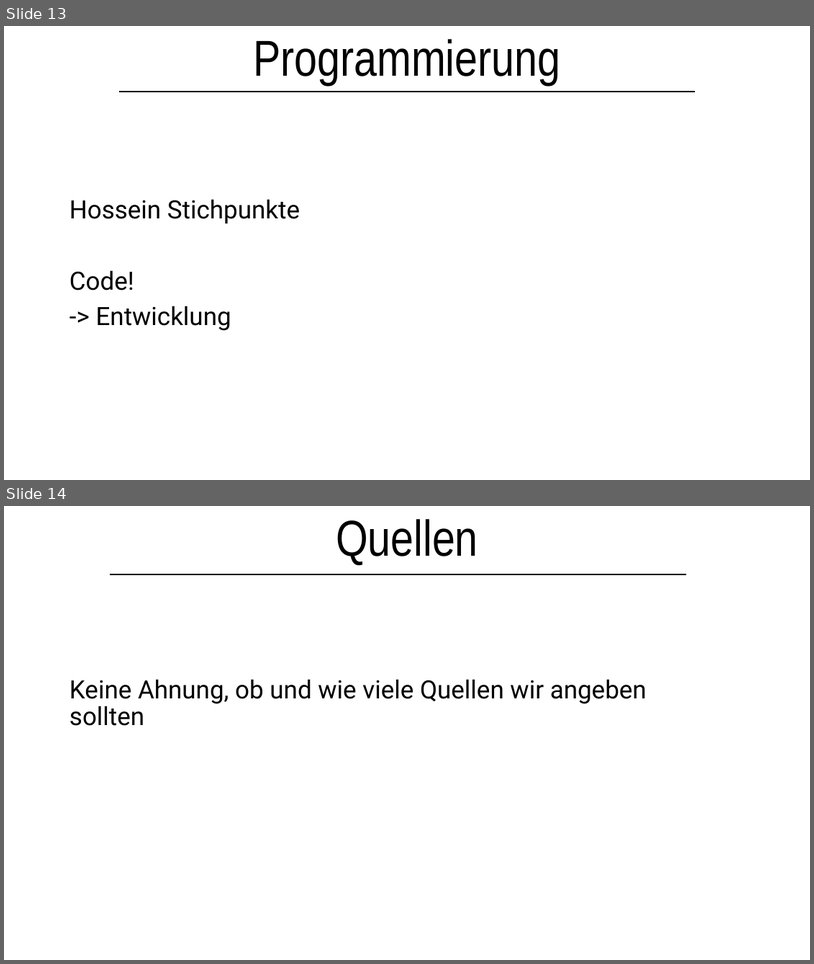
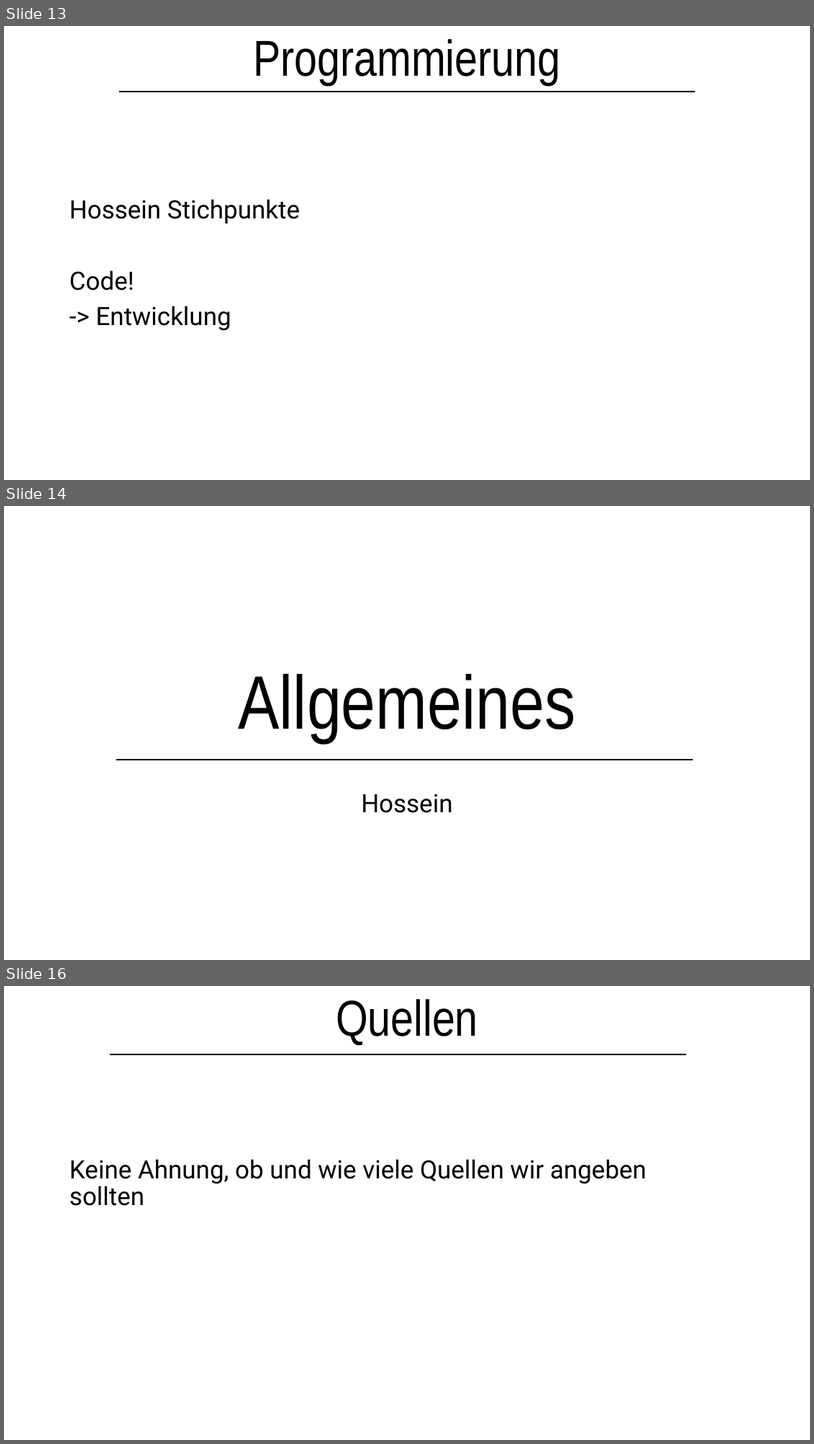
Before and after one commit to lsswchmnn/tank, a slide deck: Präsentation/Kettenfahrzeug.pptx. Shown one above the other, each under a label of ours: slides 13 and 14 before the commit, slides 13, 14 and 16 after it; the slides between them are not shown. The pictures are 814x964 and 814x1444 pixels, drawn with LibreOffice and Linux fonts; fonts in the diff are those of the drawing. Boxes give left, top, right and bottom in pixels: in the first picture for what was removed or moved away, otherwise in the second. Text is boxed around its words. In the diff, an @@ line names an element or a change of style, - is before the commit and + after.

```diff
--- a/Präsentation/Kettenfahrzeug.pptx
+++ b/Präsentation/Kettenfahrzeug.pptx
@@ slide 14 added at bbox=[4, 506, 810, 960], background #FFFFFF @@
@@ title added at bbox=[238, 674, 576, 742], 90 pt, text #000000 @@
+Allgemeines
@@ line added from (116, 759) to (693, 759), #000000 1.5 pt @@
@@ subtitle added at bbox=[361, 794, 453, 813], 30 pt, text #000000 @@
+Hossein
@@ what was slide 14 is now slide 16 @@
```
Also in this commit, not shown: 1 slide changed, 2 other slides added, 1 slide removed.
